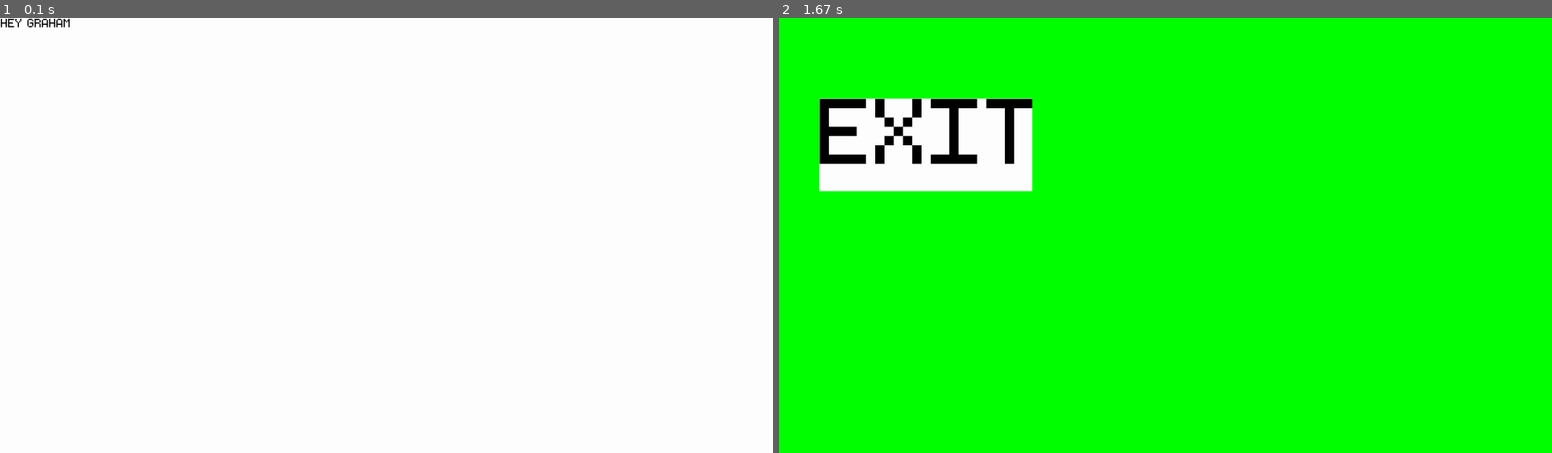
Above: before the commit, frames 1-2 (left to right).
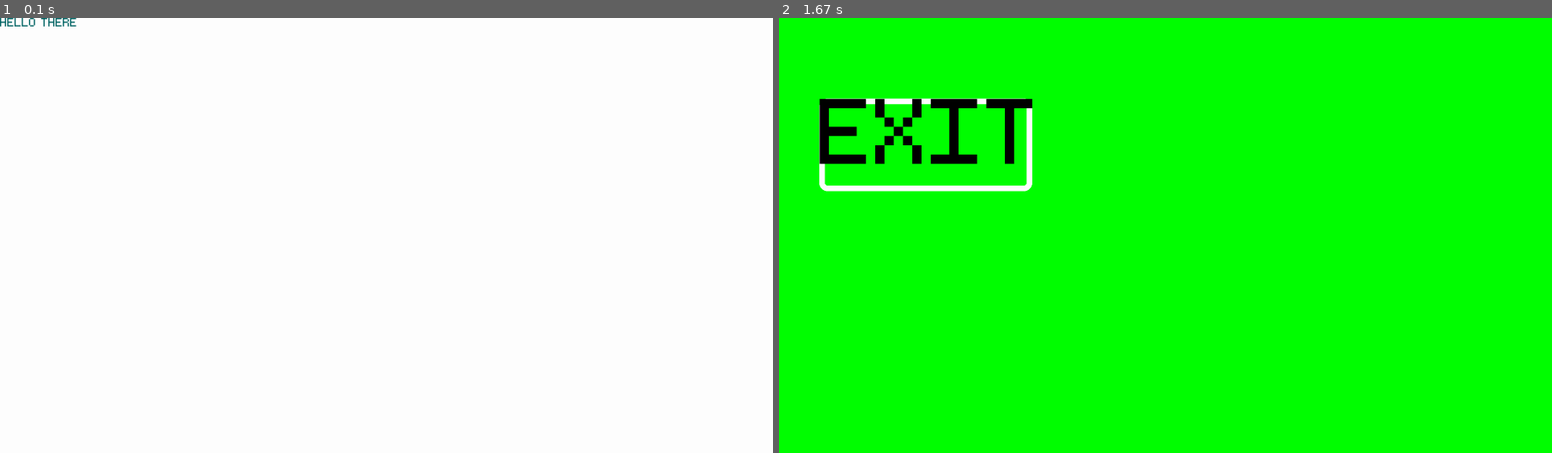
Above: after the commit, the same moments.

Repository: shegsharem/base_pygame_framework
Game: pygame game, started from main.py
Same seed, same stepped clock (60 frames per second), same inputs: the game is played once before the commit and once after it.
Inputs:
- Up to frame 1 (0.1 s): no input
- Up to frame 2 (1.67 s): tap Esc at 0.33 s

The runs differ from the first frame. In frame 1, 0.2% of the frame differs, in the area x 0-10%, y 0-3%; in frame 2, 3.9%, in the area x 5-33%, y 18-40%.

Commit message:
Working haha

Diff:
--- a/main.py
+++ b/main.py
@@ -39,8 +39,9 @@
         """
         if self.message is not None:
             text = Font().render(self.message, self.message_location, self.message_size_factor)
-            text_rect = text.get_bounding_rect().move(self.x,self.y)
-            pygame.draw.rect(surface, self.color, text_rect,14,1,1,1,1)
+            text_rect = text.get_rect().move(self.x,self.y)
+            #text_rect.inflate_ip(28,28)
+            pygame.draw.rect(surface, self.color, text_rect, 14,20)
             surface.blit(text, text_rect)
         else:
             pygame.draw.rect(surface,self.color, self.rect, 0, 2)
@@ -51,6 +52,7 @@
         self.character_spacing = 1
         current_character_width = 0
         character_clip_count = 0
+
         font_image = pygame.image.load(font_path).convert_alpha()
         self.characters = {}
 
@@ -80,7 +82,8 @@
 
         self.character_space_width = self.characters["!"].get_width()
 
-    def render(self, text:str, location:tuple=(0,0), size_factor:int=1) -> pygame.Surface:
+    def render(self, text:str, location:tuple=(0,0), size_factor:int=1,
+               text_color:pygame.Color=None) -> pygame.Surface:
         """Renders text to pygame surface using loaded font
 
         Args:
@@ -111,10 +114,21 @@
                     )
 
         text_surface = pygame.Surface((x_offset-size_factor,
-                                       text_surface_list[-1][0].get_height()))
-        text_surface.fill((255,255,255))
+                                       text_surface_list[-1][0].get_height()), pygame.SRCALPHA)
+
+        #
+
         text_surface.blits(text_surface_list)
-        return text_surface.convert_alpha()
+
+        if text_color:
+            text_color = (text_color[0],
+                          text_color[1],
+                          text_color[2],
+                          255)
+            text_surface.fill(text_color,special_flags=pygame.BLEND_RGB_MAX)
+            return text_surface
+
+        return text_surface
 
 class Game:
     """Game class"""
@@ -134,11 +148,11 @@
         """Run game"""
         self.running = True
         pygame.event.clear() # clear event queue
-        message = Font("font.png").render("HEY GRAHAM", (0,0), 3)
+        message = Font("font.png").render("HELLO THERE", (0,0), 3, (0,100,100))
 
         while self.running:
             self.screen.fill((255,255,255))
-            self.screen.blit(message, (2,2))
+            self.screen.blit(message, (0,0))
 
             for event in pygame.event.get():
                 if event.type == pygame.QUIT:
